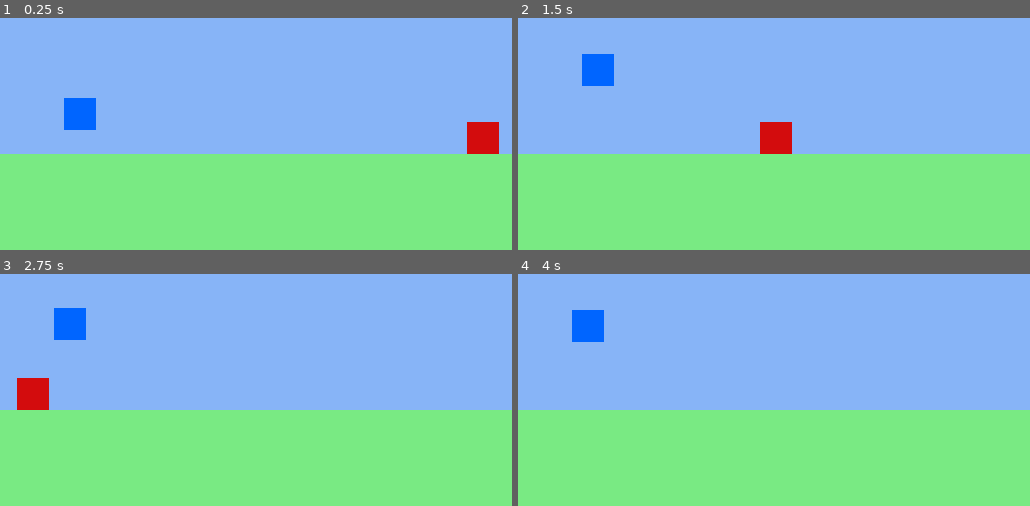
Above: before the commit, frames 1-4 (two rows, left to right).
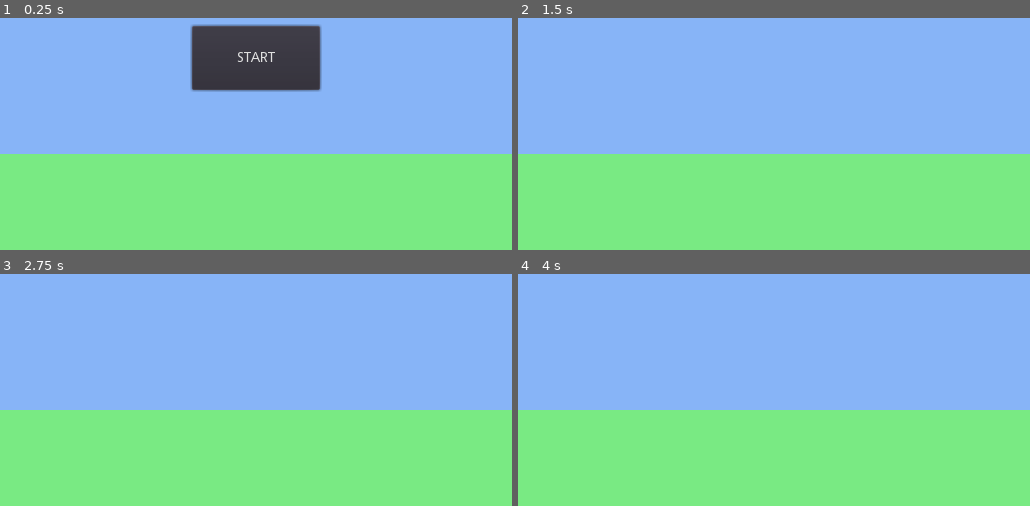
Above: after the commit, the same moments.

Repository: syang75/McDJumpGame
Game: Godot game, scene res://Scenes/Main.tscn
Same seed, same stepped clock (60 frames per second), same inputs: the game is played once before the commit and once after it.
Inputs (mouse positions are in pixels of both pictures, inside the frame that each line leads up to):
- Up to frame 1 (0.25 s): no input
- Up to frame 2 (1.5 s): click (774, 57) at 0.5 s, where only the run after the commit has a clickable "START"; tap Enter (ui_accept) at 1.25 s
- Up to frame 3 (2.75 s): tap Enter (ui_accept) at 1.52, 2.27 s
- Up to frame 4 (4 s): tap Enter (ui_accept) at 3.5, 3.77 s

The runs differ from the first frame. In frame 1, 9.3% of the frame differs, in the area x 12-98%, y 2-59%; in frame 2, 1.7%; in frame 3, 1.7%; in frame 4, 0.9%.
Error after the commit: Attempt to call function 'new' in base 'null instance' on a null instance. (res://Scenes/Main.gd:29)

Commit message:
changed enemy

Diff:
--- /dev/null
+++ b/Scenes/Main.gd
@@ -0,0 +1,44 @@
+extends Node2D
+#states: start,playing,game_over
+var state = "start"
+
+# Declare member variables here. Examples:
+# var a = 2
+# var b = "text"
+var player_alive;
+
+# Called when the node enters the scene tree for the first time.
+func _ready():
+	pass # Replace with function body.
+
+
+# Called every frame. 'delta' is the elapsed time since the previous frame.
+func _process(delta):
+	match state:
+		"start":
+			if !player_alive:
+				spawn_player()
+		"playing":
+			print("state: playing")
+		"game_over":
+			print("state: game_over")
+
+#if state == start
+func spawn_player():
+	player_alive = true;
+	var player = load("Player.tscn").new()
+	player.set_pos(25,30)
+
+#if state==playing or enemy_died signal emits
+func spawn_enemy():
+	pass
+
+
+
+
+func _on_StartButton_pressed():
+	state = "playing"
+	get_node("StartButton").hide()
+
+func _on_Player_player_died():
+	state = "game_over"
--- a/Scenes/Main.tscn
+++ b/Scenes/Main.tscn
@@ -1,8 +1,7 @@
-[gd_scene load_steps=6 format=2]
+[gd_scene load_steps=5 format=2]
 
-[ext_resource path="res://Scenes/Player.tscn" type="PackedScene" id=1]
 [ext_resource path="res://art/placeholder_bg_tileset.png" type="Texture" id=2]
-[ext_resource path="res://Scenes/Enemy1.tscn" type="PackedScene" id=3]
+[ext_resource path="res://Scenes/Main.gd" type="Script" id=4]
 
 [sub_resource type="ConvexPolygonShape2D" id=1]
 points = PoolVector2Array( 32, 32, 0, 32, 0, 0, 32, 0 )
@@ -45,6 +44,7 @@
 1/z_index = 0
 
 [node name="Main" type="Node2D"]
+script = ExtResource( 4 )
 
 [node name="TileMap" type="TileMap" parent="."]
 tile_set = SubResource( 2 )
@@ -52,8 +52,13 @@
 format = 1
 tile_data = PoolIntArray( 0, 1, 0, 1, 1, 0, 2, 1, 0, 3, 1, 0, 4, 1, 0, 5, 1, 0, 6, 1, 0, 7, 1, 0, 8, 1, 0, 9, 1, 0, 10, …(1833 unchanged characters)…
 
-[node name="Enemy1" parent="." instance=ExtResource( 3 )]
-position = Vector2( 528, 176 )
-
-[node name="Player" parent="." instance=ExtResource( 1 )]
-position = Vector2( 80, 112 )
+[node name="StartButton" type="Button" parent="."]
+margin_left = 192.0
+margin_top = 64.0
+margin_right = 320.0
+margin_bottom = 128.0
+text = "START"
+__meta__ = {
+"_edit_use_anchors_": false
+}
+[connection signal="pressed" from="StartButton" to="." method="_on_StartButton_pressed"]
--- a/Scripts/Enemy1.gd
+++ b/Scripts/Enemy1.gd
@@ -5,9 +5,11 @@
 func _physics_process(delta):
 	position += Vector2(-speed,0)
 
-func process(delta):
-	pass
-	#if enemy position x less than
+	if position.x < -25:
+		die()
+
+
 
 func die(): #die if out of bounds of the screen
 	queue_free()
+	print("Enemy killed.")
--- a/Scripts/Player.gd
+++ b/Scripts/Player.gd
@@ -5,6 +5,8 @@
 
 var velocity = Vector2()
 var jumping = false
+
+signal player_died
 
 func get_input():
 	var jump = Input.is_action_just_pressed('ui_accept')
@@ -24,9 +26,8 @@
 func _process(delta):
 	#if collide with instance in group enemy, emit signal to kill player
 	var collision = move_and_collide(velocity * delta)
+	#destroy and emit signal if player collide with enemy
 	if collision && collision.collider.is_in_group("enemies"):
 		print("ENEMY COLLIDED")
-		die()
-
-func die():
-	queue_free()
+		queue_free()
+		emit_signal("player_died")
